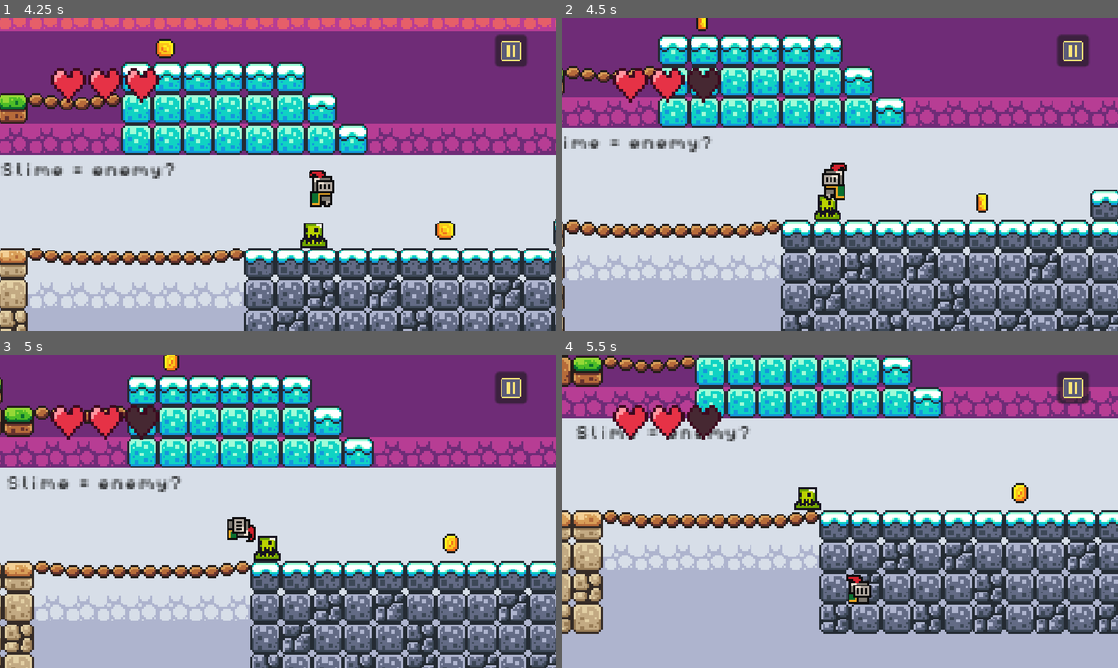
Above: before the commit, frames 1-4 (two rows, left to right).
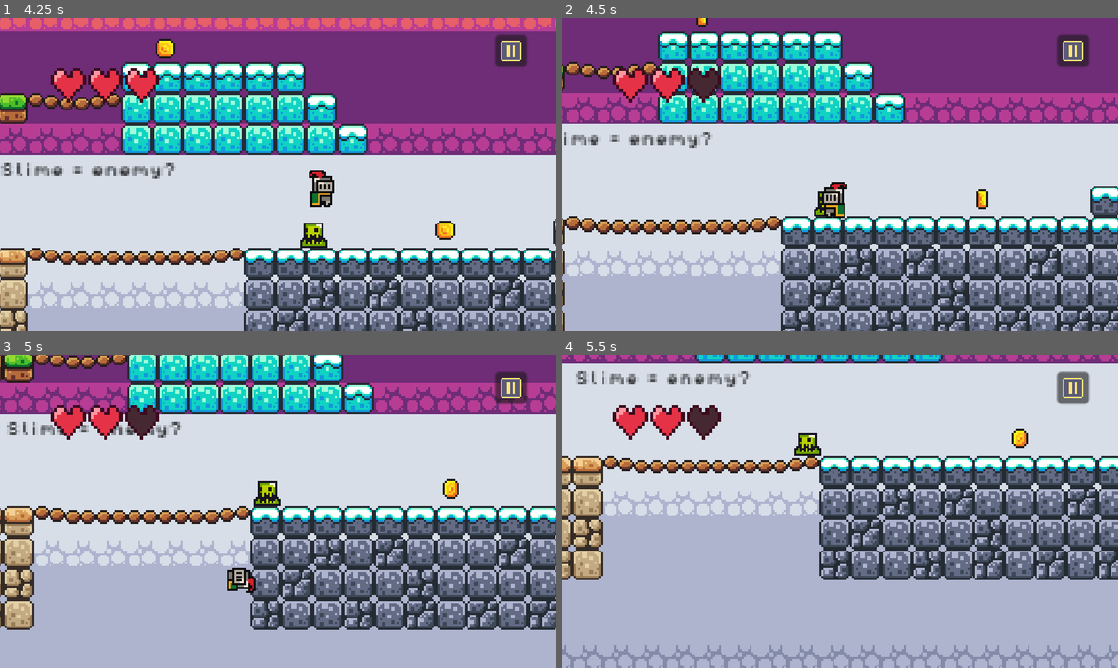
Above: after the commit, the same moments.

Repository: sparklydinosaur310-design/My-cool-game
Game: Godot game, scene res://scenes/level_2.tscn
Two runs of this game, one before a commit and one after it. Both use one fixed random seed, a clock stepped at 60 frames per second and the inputs below. This scene is started directly instead of the project's main scene.
Inputs (mouse positions are in pixels of both pictures, inside the frame that each line leads up to):
- Up to frame 1 (4.25 s): tap Enter at 0.5 s; move the mouse to (400, 158) at 0.52 s; hold Right (move_right) 0.53-2.03 s; tap Alt at 0.6, 2.1, 3.6 s; click (400, 158) at 0.67 s; tap Space (jump) at 0.77, 1.52, 3.02, 3.77 s; move the mouse to (166, 190) at 1.27 s; tap Shift at 1.35, 2.85 s; move the mouse to (333, 105) at 2.02 s; hold Left (move_left) 2.03-2.78 s; move the mouse to (250, 237) at 2.77 s; hold Right (move_right) from 2.78 s (still down); click (250, 237) at 2.92 s; move the mouse to (444, 221) at 3.52 s
- Up to frame 2 (4.5 s): move the mouse to (673, 127) at 4.27 s; release Right (move_right) at 4.28 s; hold Left (move_left) from 4.28 s (still down); tap Shift at 4.35 s
- Up to frame 3 (5 s): keep holding Left (move_left); tap Space (jump) at 4.52 s
- Up to frame 4 (5.5 s): move the mouse to (867, 511) at 5.02 s; release Left (move_left) at 5.03 s; hold Right (move_right) from 5.03 s (still down); tap Alt at 5.1 s; click (867, 511) at 5.17 s

Frame 1 is identical in both runs. In frame 2, 29% of the frame differs, in the area x 0-100%, y 0-100%; in frame 3, 64%; in frame 4, 59%.

Commit message:
fixed and completed checkpoints

Diff:
--- a/my-cool-game/scenes/menu.tscn
+++ b/my-cool-game/scenes/menu.tscn
@@ -211,7 +211,6 @@
 
 [connection signal="pressed" from="VBoxContainer/Start" to="." method="_on_button_pressed"]
 [connection signal="pressed" from="VBoxContainer/Settings" to="." method="_on_settings_pressed"]
-[connection signal="pressed" from="VBoxContainer/Quit" to="." method="_on_settings_pressed"]
 [connection signal="pressed" from="VBoxContainer/Quit" to="." method="_on_quit_pressed"]
 [connection signal="pressed" from="VBoxContainer/ResetScore" to="." method="_on_reset_score_pressed"]
 [connection signal="toggled" from="VBoxContainer/CheckpointToggle" to="." method="_on_checkpoint_toggle_toggled"]
--- a/my-cool-game/scripts/killzone.gd
+++ b/my-cool-game/scripts/killzone.gd
@@ -9,16 +9,13 @@
 		await get_tree().physics_frame
 		if body.has_method("just_bounced") and body.just_bounced():
 			return
+	if not pit and body.get("invincible"):
+		return
+	Health.lose(1)
+	Run.save_respawn(body)
 	Engine.time_scale = 0.5
 	body.get_node("CollisionShape2D").queue_free()
 	timer.start()
-	if not pit and body.get("invincible"):
-		return
-	Health.lose(1)
-	if stompable and Health.hearts > 0:
-		body.hurt()
-		return
-	Run.save_respawn(body)
 
 func _on_timer_timeout() -> void:
 	Engine.time_scale = 1.0
--- a/my-cool-game/scripts/player.gd
+++ b/my-cool-game/scripts/player.gd
@@ -19,7 +19,7 @@
 var safe_history: Array[Vector2] = []
 var sample_timer := 0.0
 const SAMPLE_EVERY = 0.25
-const HISTORY_SIZE = 4
+const HISTORY_SIZE = 2
 
 func _ready() -> void:
 	if SaveData.checkpoints and Run.respawn_valid:
@@ -34,8 +34,8 @@
 func protect(seconds: float) -> void:
 	invincible = true
 	var tween = create_tween().set_loops(int(seconds / 0.2))
-	tween.tween_property(animated_sprite, "modulate: a", 0.3, 0.1)
-	tween.tween_property(animated_sprite, "modulate: a", 1.0, 0.1)
+	tween.tween_property(animated_sprite, "modulate:a", 0.3, 0.1)
+	tween.tween_property(animated_sprite, "modulate:a", 1.0, 0.1)
 	await get_tree().create_timer(seconds).timeout
 	invincible = false
 	animated_sprite.modulate.a = 1.0
